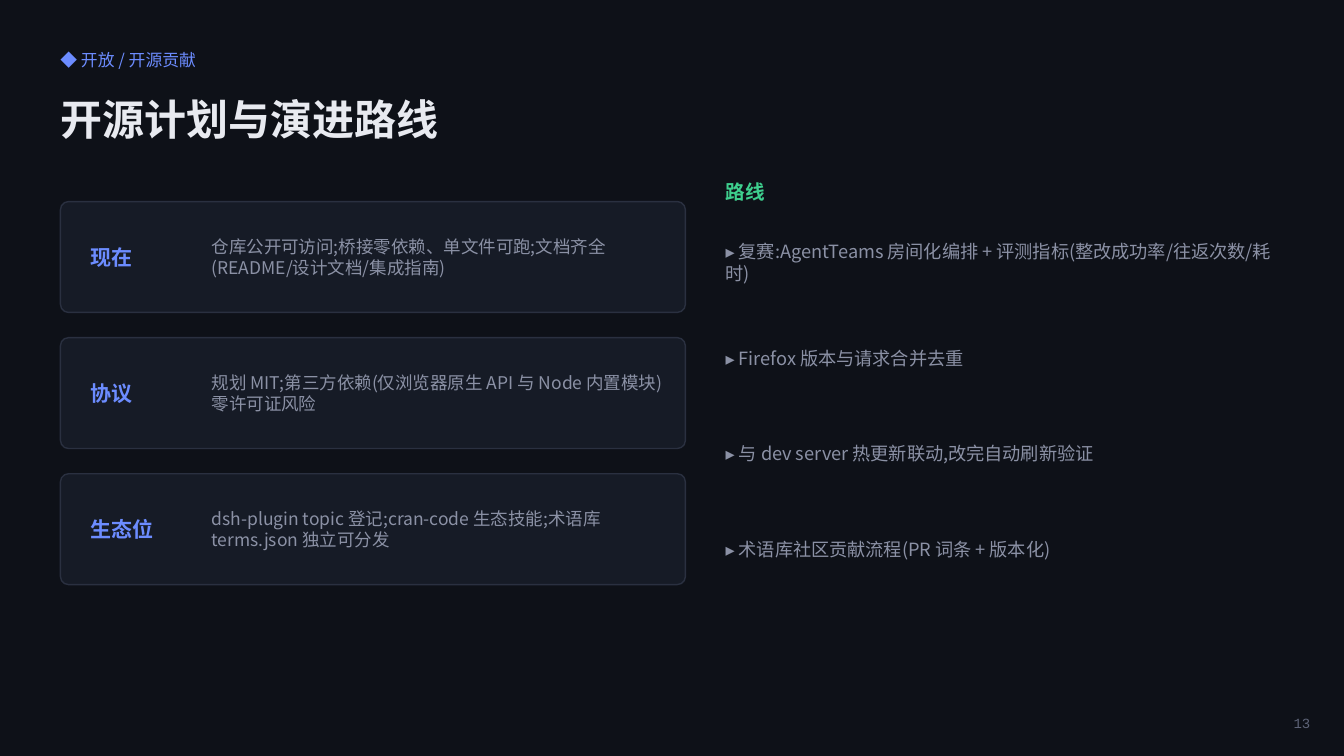
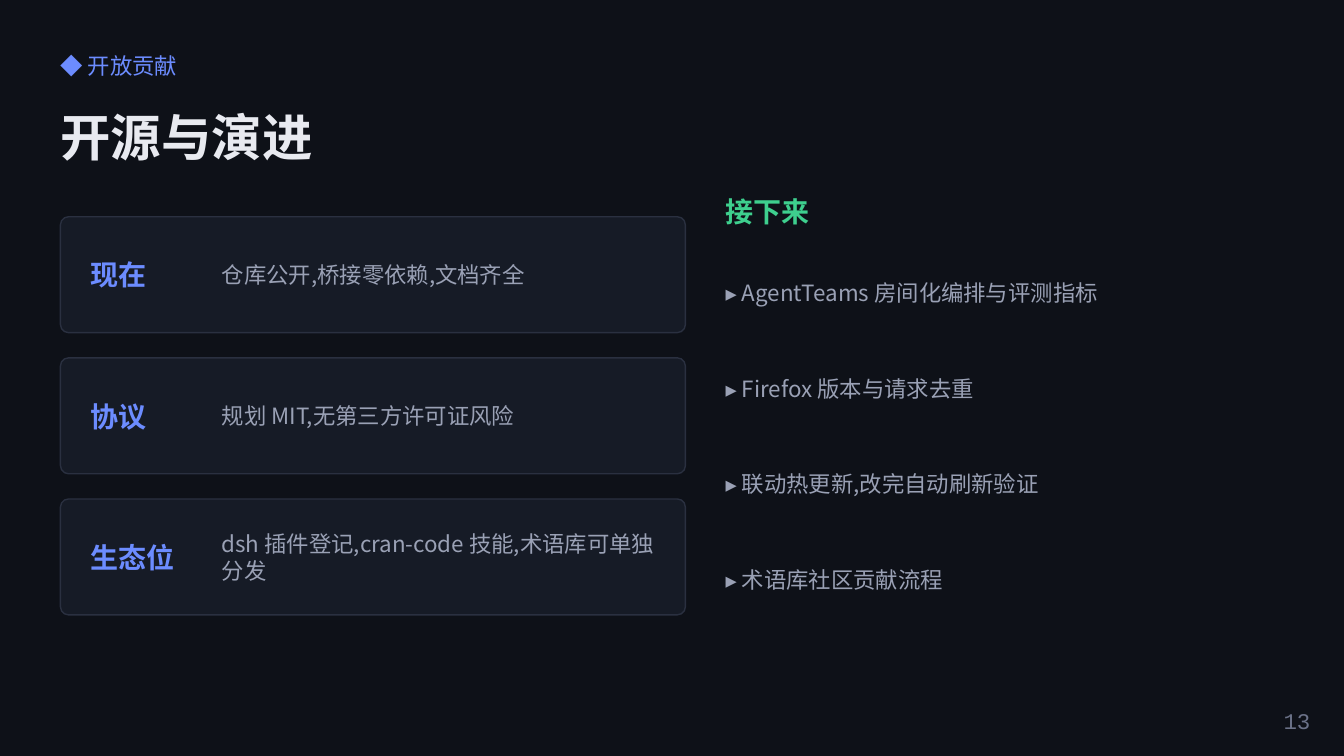
Before and after one commit to NLPark-Cran/viber-fix, a slide deck: slide 13 of contest/proposal.pptx. Drawn at 1344x756 pixels with LibreOffice and Linux fonts; fonts in the diff are those of the drawing. Boxes give left, top, right and bottom in pixels: in the first picture for what was removed or moved away, otherwise in the second. Text is boxed around its words. In the diff, an @@ line names an element or a change of style, - is before the commit and + after.

Commit message:
style: 方案 PPT 文案去 AI 味、字号升级(正文 20+/小字 16+),封面去掉赛事抬头

```diff
--- a/contest/proposal.pptx
+++ b/contest/proposal.pptx
@@ text at bbox=[88, 55, 177, 76]: text changed; size 12 to 16 pt @@
-◆ 开放 / 开源贡献
+◆ 开放贡献
@@ text at bbox=[60, 113, 312, 161]: text changed; size 30 to 36 pt @@
-开源计划与演进路线
+开源与演进
@@ text at bbox=[726, 198, 810, 225]: text changed; size 14 to 20 pt @@
-路线
+接下来
@@ rounded rectangle: place and size @@
-rounded rectangle at bbox=[60, 202, 686, 313]
+rounded rectangle at bbox=[60, 217, 686, 333]
@@ text "现在": place and size @@
-text "现在" at bbox=[91, 247, 133, 267]
+text "现在" at bbox=[91, 261, 147, 288]
@@ text at bbox=[222, 264, 525, 287]: text changed; size 12.5 to 16 pt; text colour #8B91A5 to #9AA1B5 @@
-仓库公开可访问;桥接零依赖、单文件可跑;文档齐全(README/设计文档/集成指南)
+仓库公开,桥接零依赖,文档齐全
@@ text at bbox=[742, 282, 1097, 306]: text changed; size 13 to 16 pt; text colour #8B91A5 to #9AA1B5 @@
-▸ 复赛:AgentTeams 房间化编排 + 评测指标(整改成功率/往返次数/耗时)
+▸ AgentTeams 房间化编排与评测指标
@@ rounded rectangle: place and size @@
-rounded rectangle at bbox=[60, 338, 686, 449]
+rounded rectangle at bbox=[60, 358, 686, 474]
@@ text "协议": place and size @@
-text "协议" at bbox=[91, 383, 133, 403]
+text "协议" at bbox=[91, 403, 147, 430]
@@ text at bbox=[742, 378, 974, 399]: text changed; size 13 to 16 pt; text colour #8B91A5 to #9AA1B5 @@
-▸ Firefox 版本与请求合并去重
+▸ Firefox 版本与请求去重
@@ text at bbox=[222, 405, 514, 428]: text changed; size 12.5 to 16 pt; text colour #8B91A5 to #9AA1B5 @@
-规划 MIT;第三方依赖(仅浏览器原生 API 与 Node 内置模块)零许可证风险
+规划 MIT,无第三方许可证风险
@@ text at bbox=[742, 473, 1039, 496]: text changed; size 13 to 16 pt; text colour #8B91A5 to #9AA1B5 @@
-▸ 与 dev server 热更新联动,改完自动刷新验证
+▸ 联动热更新,改完自动刷新验证
@@ proportions changed in 3 elements at bbox=[60, 217, 686, 333], bbox=[60, 358, 686, 474], bbox=[60, 499, 686, 615] @@
@@ rounded rectangle: place and size @@
-rounded rectangle at bbox=[60, 474, 686, 585]
+rounded rectangle at bbox=[60, 499, 686, 615]
@@ size 15 to 20 pt in 3 elements at bbox=[91, 261, 147, 288], bbox=[91, 403, 147, 430], bbox=[91, 544, 175, 571] @@
@@ text "生态位": place and size @@
-text "生态位" at bbox=[91, 519, 154, 539]
+text "生态位" at bbox=[91, 544, 175, 571]
@@ text at bbox=[222, 533, 654, 581]: text changed; size 12.5 to 16 pt; text colour #8B91A5 to #9AA1B5 @@
-dsh-plugin topic 登记;cran-code 生态技能;术语库 terms.json 独立可分发
+dsh 插件登记,cran-code 技能,术语库可单独分发
@@ text at bbox=[742, 569, 943, 590]: text changed; size 13 to 16 pt; text colour #8B91A5 to #9AA1B5 @@
-▸ 术语库社区贡献流程(PR 词条 + 版本化)
+▸ 术语库社区贡献流程
@@ text "13": place and size @@
-text "13" at bbox=[1294, 719, 1311, 728]
+text "13" at bbox=[1284, 714, 1311, 729]
@@ text "13" at bbox=[1284, 714, 1311, 729]: size 10 to 16 pt, text colour #5D6377 to #6B7288 @@
```
Also in this commit, not shown: 13 other slides changed, 1 other file.
